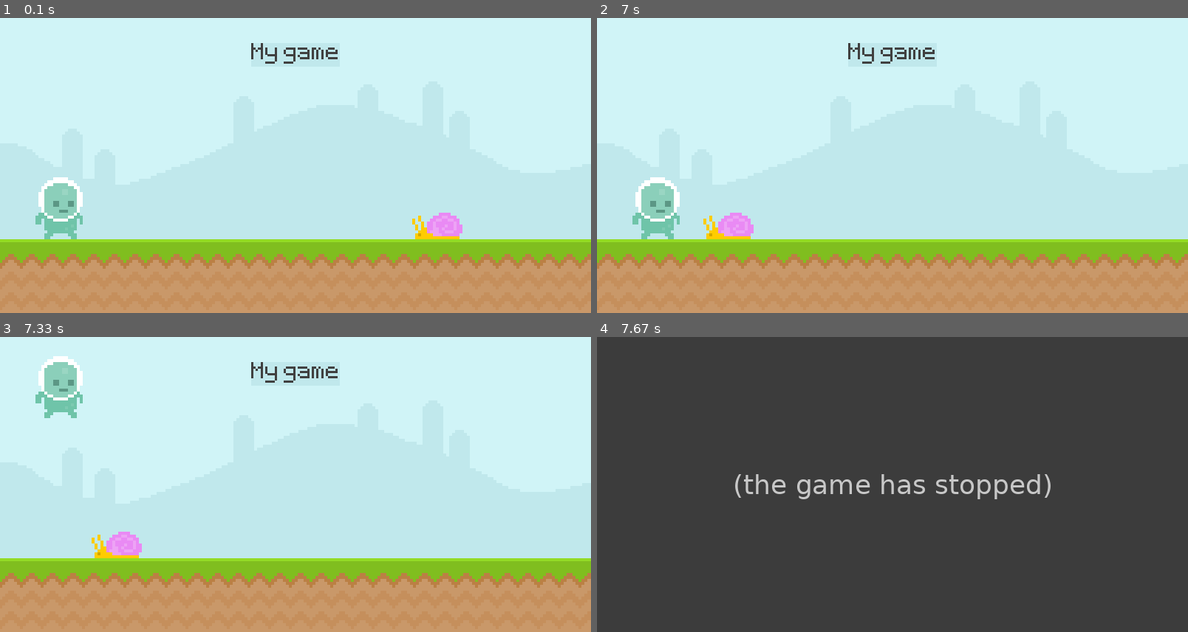
Above: before the commit, frames 1-4 (two rows, left to right).
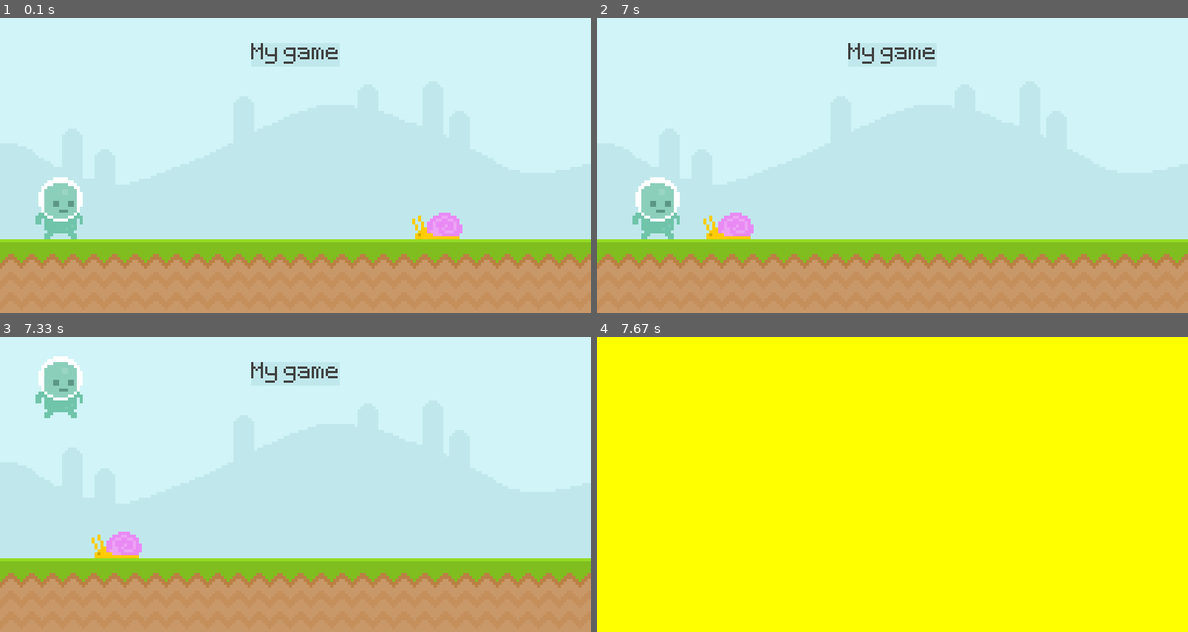
Above: after the commit, the same moments.

Repository: kevimconnelly/Pygame-Runner
Game: pygame game, started from main.py
Same seed, same stepped clock (60 frames per second), same inputs: the game is played once before the commit and once after it.
Inputs (mouse positions are in pixels of both pictures, inside the frame that each line leads up to):
- Up to frame 1 (0.1 s): no input
- Up to frame 2 (7 s): click (656, 206) at 0.38 s; tap Space at 1.67, 2.07, 2.37, 2.9, 3.2, 3.97, 4.73, 5.13, 5.43, 6.2, 6.5, 6.7 s
- Up to frame 3 (7.33 s): tap Space at 7 s
- Up to frame 4 (7.67 s): no input

Frames 1-3 are identical in both runs. In frame 4, 100% of the frame differs, in the area x 0-100%, y 0-100%.
Before the commit the program exited at 7.62 s; later frames show no game.

Commit message:
add game over screen

Diff:
--- a/main.py
+++ b/main.py
@@ -6,6 +6,7 @@
 pygame.display.set_caption('Runner')
 clock = pygame.time.Clock()
 test_font = pygame.font.Font('font/Pixeltype.ttf', 50)
+game_active = True
 
 sky_surface = pygame.image.load('graphics/Sky.png').convert()
 ground_surface = pygame.image.load('graphics/ground.png').convert()
@@ -34,29 +35,32 @@
             if event.key == pygame.K_SPACE and player_rect.bottom == 300:
                 player_gravity = -20
 
-    screen.blit(sky_surface, (0, 0))
-    screen.blit(ground_surface, (0, 300))
-    pygame.draw.rect(screen, '#c0e8ec', score_rect)
-    pygame.draw.rect(screen, '#c0e8ec', score_rect, 10)
-    screen.blit(score_surf, score_rect)
+    if game_active:
+        screen.blit(sky_surface, (0, 0))
+        screen.blit(ground_surface, (0, 300))
+        pygame.draw.rect(screen, '#c0e8ec', score_rect)
+        pygame.draw.rect(screen, '#c0e8ec', score_rect, 10)
+        screen.blit(score_surf, score_rect)
 
-    snail_rect.left -= 1
-    if snail_rect.right < 0:
-        snail_rect.left = 800
+        snail_rect.left -= 1
+        if snail_rect.right < 0:
+            snail_rect.left = 800
 
-    screen.blit(snail_surface, snail_rect)
+        screen.blit(snail_surface, snail_rect)
 
-    # Player
-    player_gravity += 1
-    player_rect.y += player_gravity
-    if player_rect.bottom >= 300:
-        player_rect.bottom = 300
-    screen.blit(player_surf, player_rect)
+        # Player
+        player_gravity += 1
+        player_rect.y += player_gravity
+        if player_rect.bottom >= 300:
+            player_rect.bottom = 300
+        screen.blit(player_surf, player_rect)
 
-    # Collision
-    if snail_rect.colliderect(player_rect):
-        pygame.quit()
-        exit()
+        # Collision
+        if snail_rect.colliderect(player_rect):
+            game_active = False
+
+    else:
+        screen.fill('Yellow')
 
     pygame.display.update()
     clock.tick(60)
